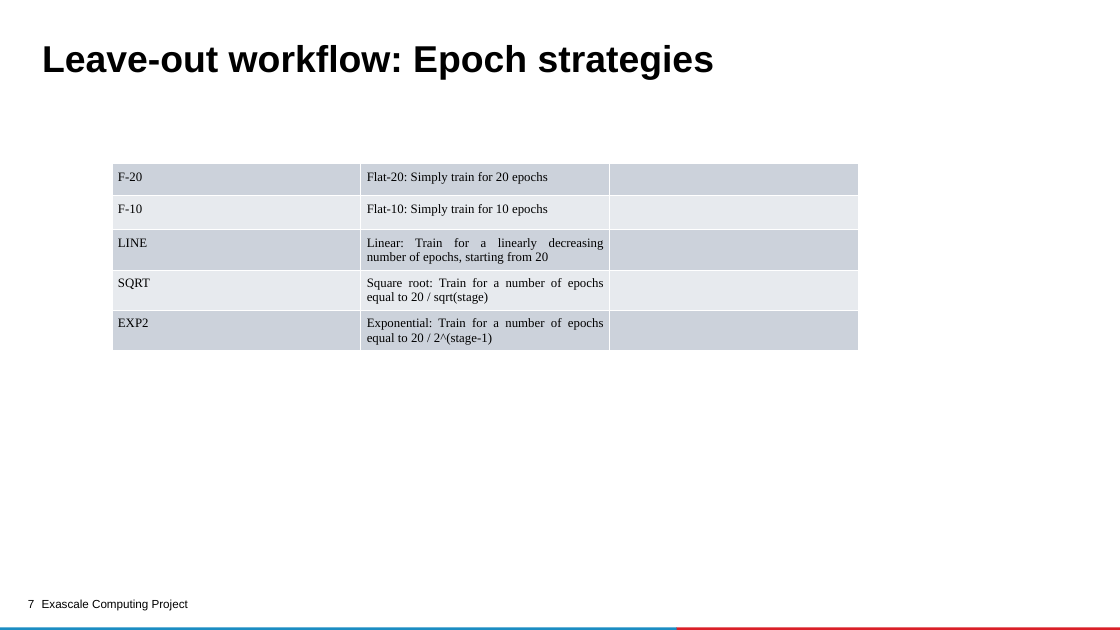
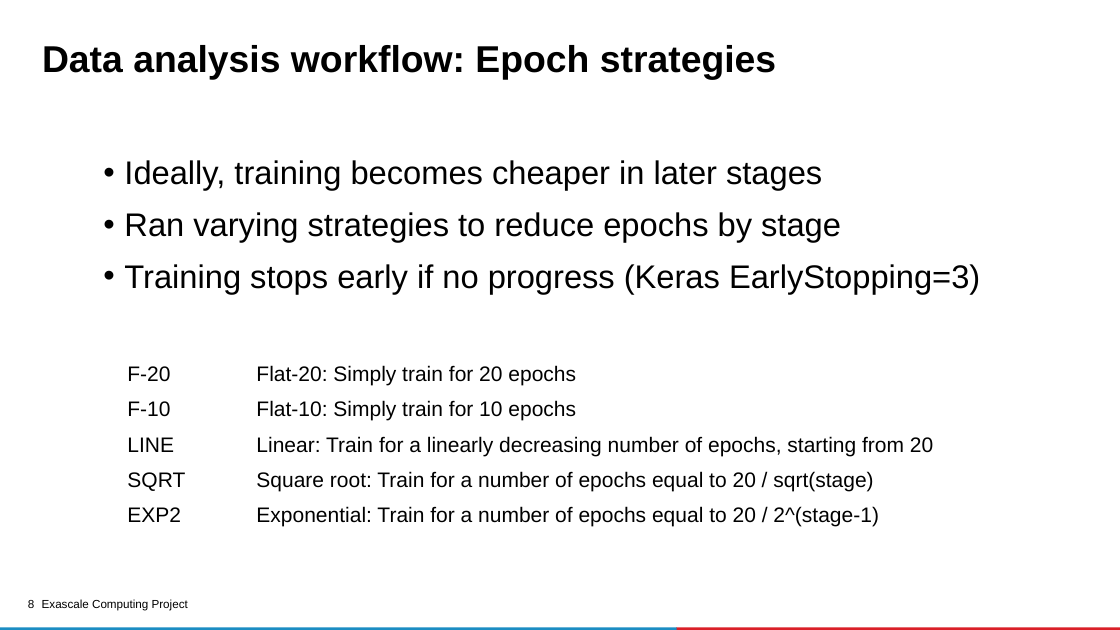
Before and after one commit to ECP-CANDLE/Tutorials, a slide deck: slide 8 of 2020/ECP/slides/09-cplo.pptx (slide 7 before the commit). Drawn at 1120x630 pixels with LibreOffice and Linux fonts; fonts in the diff are those of the drawing; background and template pictures are left out. Boxes give left, top, right and bottom in pixels: in the first picture for what was removed or moved away, otherwise in the second. Text is boxed around its words. In the diff, an @@ line names an element or a change of style, - is before the commit and + after.

Commit message:
Complete draft of 09

```diff
--- a/2020/ECP/slides/09-cplo.pptx
+++ b/2020/ECP/slides/09-cplo.pptx
@@ title at bbox=[42, 45, 776, 80]: text changed @@
-Leave-out workflow: Epoch strategies
+Data analysis workflow: Epoch strategies
@@ text added at bbox=[124, 160, 980, 294], 28 pt, text #000000 @@
+• Ideally, training becomes cheaper in later stages
+• Ran varying strategies to reduce epochs by stage
+• Training stops early if no progress (Keras EarlyStopping=3)
@@ table at bbox=[122, 357, 993, 541] @@
-column 3:  |  |  |  | 
@@ table: place and size @@
-table at bbox=[112, 164, 858, 359]
+table at bbox=[122, 357, 993, 541]
@@ page number at bbox=[28, 600, 34, 608]: text changed @@
-7
+8
```
Also in this commit, not shown: 6 other slides changed, 8 slides added, 2 slides removed.
